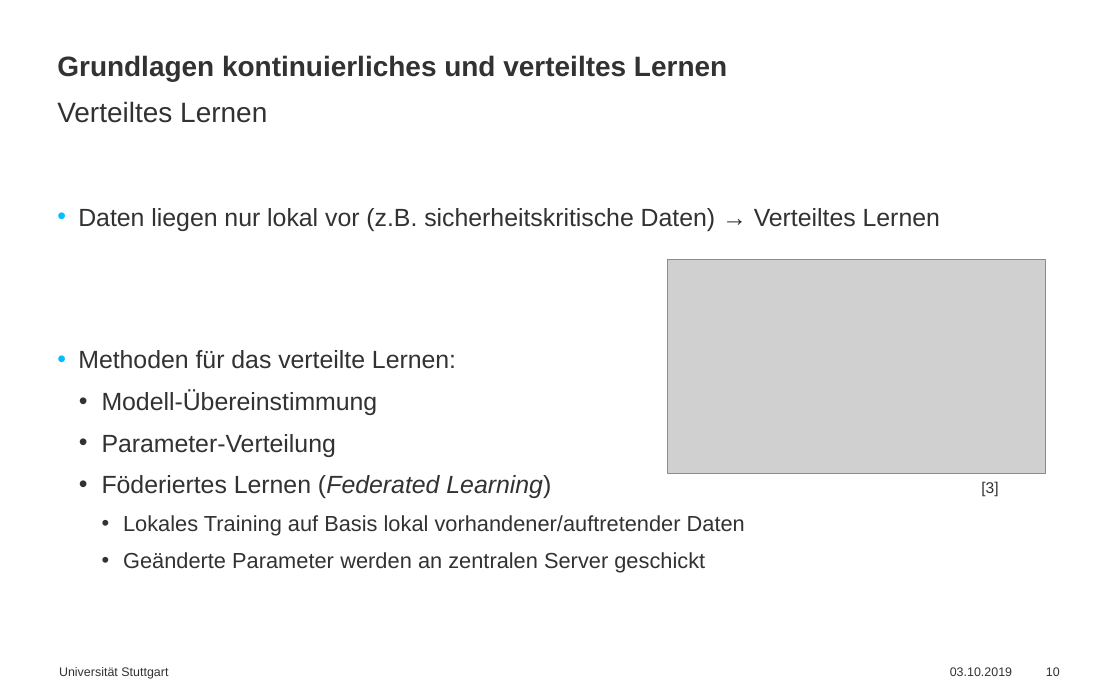
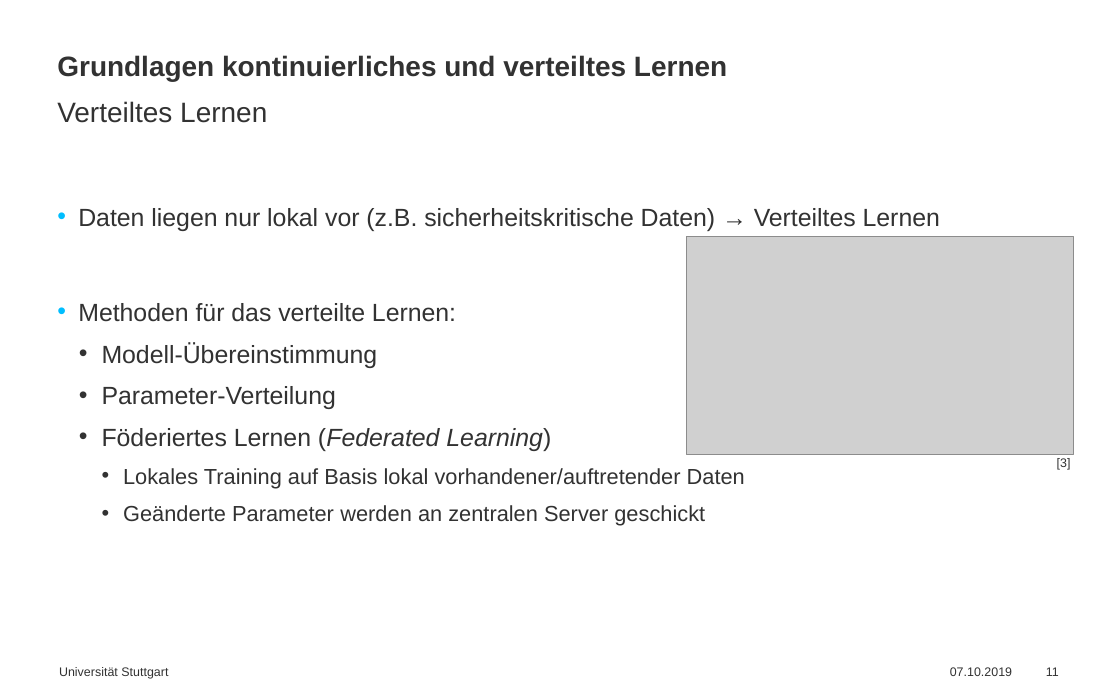
Before and after one commit to simonbuerste/Masterarbeit, a slide deck: slide 11 of Praesentationen/Abschlussvortrag.pptx (slide 10 before the commit). Drawn at 1120x700 pixels with LibreOffice and Linux fonts; fonts in the diff are those of the drawing; grey boxes stand for pictures. Boxes give left, top, right and bottom in pixels: in the first picture for what was removed or moved away, otherwise in the second. Text is boxed around its words. In the diff, an @@ line names an element or a change of style, - is before the commit and + after.

```diff
--- a/Praesentationen/Abschlussvortrag.pptx
+++ b/Praesentationen/Abschlussvortrag.pptx
@@ picture: place and size @@
-picture at [668,260,1046,474]
+picture at [687,237,1073,455]
@@ text at [102,428,551,451]: text changed @@
-  • Föderiertes Lernen (Federated Learning) [3]
+  • Föderiertes Lernen (Federated Learning)
@@ text added at [1057,458,1071,470], 8 pt, text #323232 @@
+[3]
@@ text at [950,667,1012,676]: text changed @@
-03.10.2019
+07.10.2019
@@ page number at [1046,667,1059,676]: text changed @@
-10
+11
```
Also in this commit, not shown: 15 other slides changed, 6 slides added, 1 other file.
